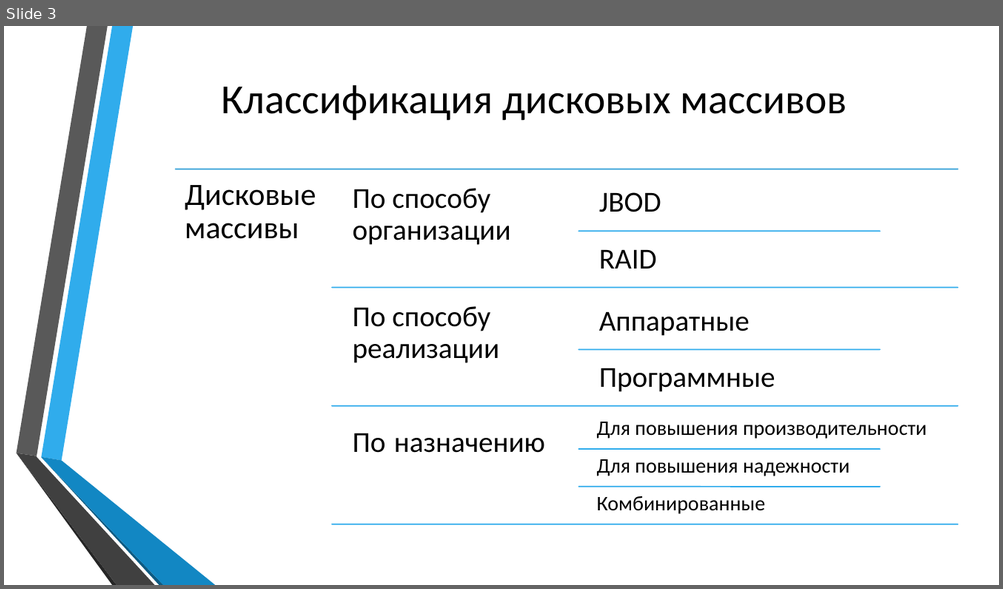
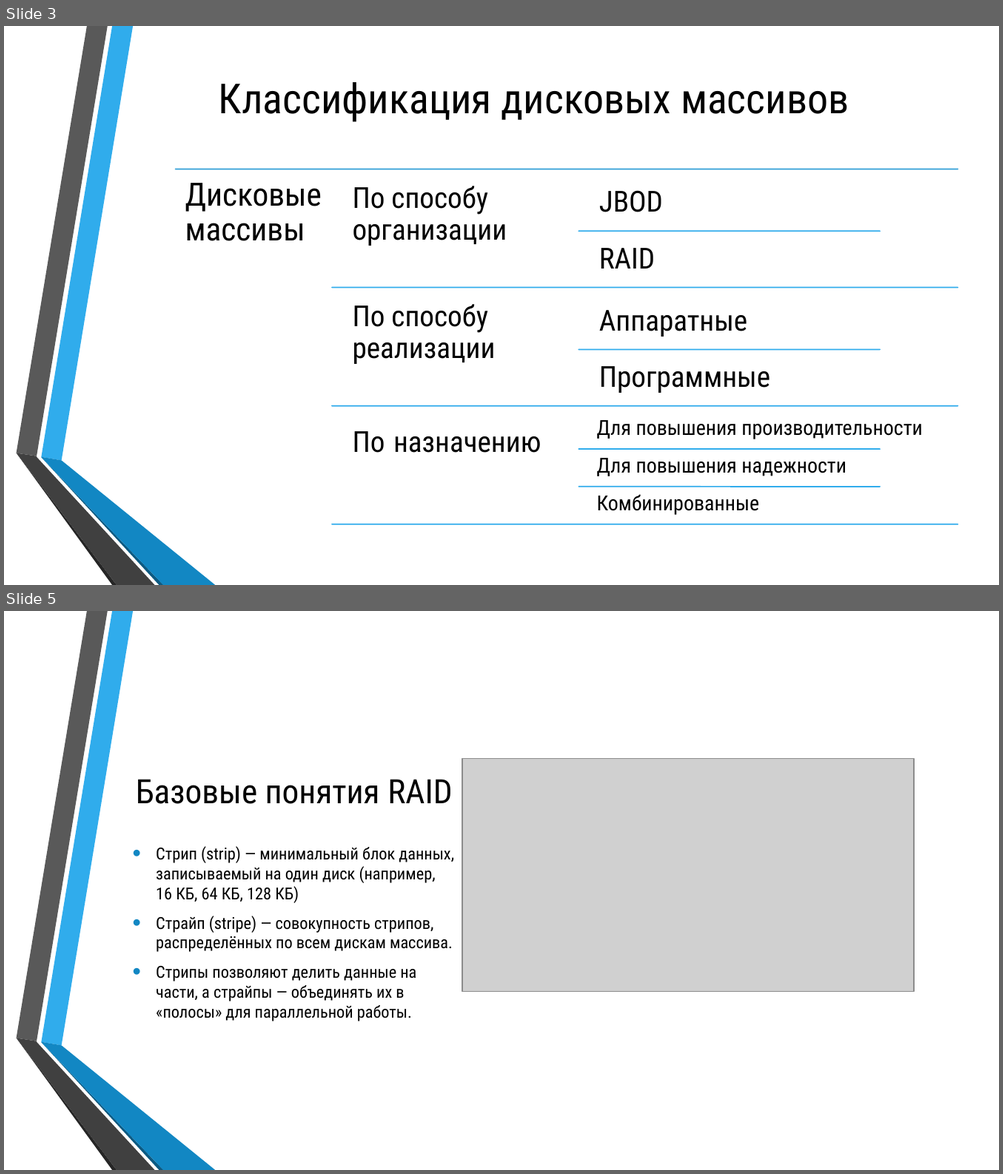
Before and after one commit to Silvarious9862/iiuvm, a slide deck: kr/250541_Бобрик_ВЮ_КР_ИиУВМ.pptx. Shown one above the other, each under a label of ours: slide 3 before the commit, slides 3 and 5 after it; the slides between them are not shown. The pictures are 1003x589 and 1003x1174 pixels, drawn with LibreOffice and Linux fonts; fonts in the diff are those of the drawing; grey boxes stand for pictures; background and template pictures are left out. Boxes give left, top, right and bottom in pixels: in the first picture for what was removed or moved away, otherwise in the second. Text is boxed around its words. In the diff, an @@ line names an element or a change of style, - is before the commit and + after.

```diff
--- a/kr/250541_Бобрик_ВЮ_КР_ИиУВМ.pptx
+++ b/kr/250541_Бобрик_ВЮ_КР_ИиУВМ.pptx
@@ slide 5 added at (4, 611, 999, 1170), background picture (left out); not listed: 6 template elements that a slide beside it also shows @@
@@ picture added at (462, 759, 913, 991) @@
@@ title added at (136, 779, 452, 804), 32.4 pt, text #000000 @@
+Базовые понятия RAID
@@ text added at (156, 846, 454, 1022), 16 pt, text #000000 @@
+• Стрип (strip) — минимальный блок данных, записываемый на один диск (например, 16 КБ, 64 КБ, 128 КБ)
+• Страйп (stripe) — совокупность стрипов, распределённых по всем дискам массива.
+• Стрипы позволяют делить данные на части, а страйпы — объединять их в «полосы» для параллельной работы.
@@ slide 3 changed as well @@
@@ text "Дисковые массивы" at (185, 183, 321, 241): size 30 to 31 pt, font Calibri to Roboto Condensed @@
@@ font Calibri to Roboto Condensed in 11 elements at (219, 82, 848, 122), (353, 186, 507, 246), (599, 190, 663, 212), (599, 248, 654, 269), (353, 304, 495, 364), (599, 310, 747, 337), (599, 366, 770, 393), (353, 432, 540, 453), (597, 420, 922, 440), (597, 458, 846, 477), (597, 494, 760, 515) @@
```
Also in this commit, not shown: 2 other slides changed, 20 other slides added, 1 slide removed, 17 other files.
